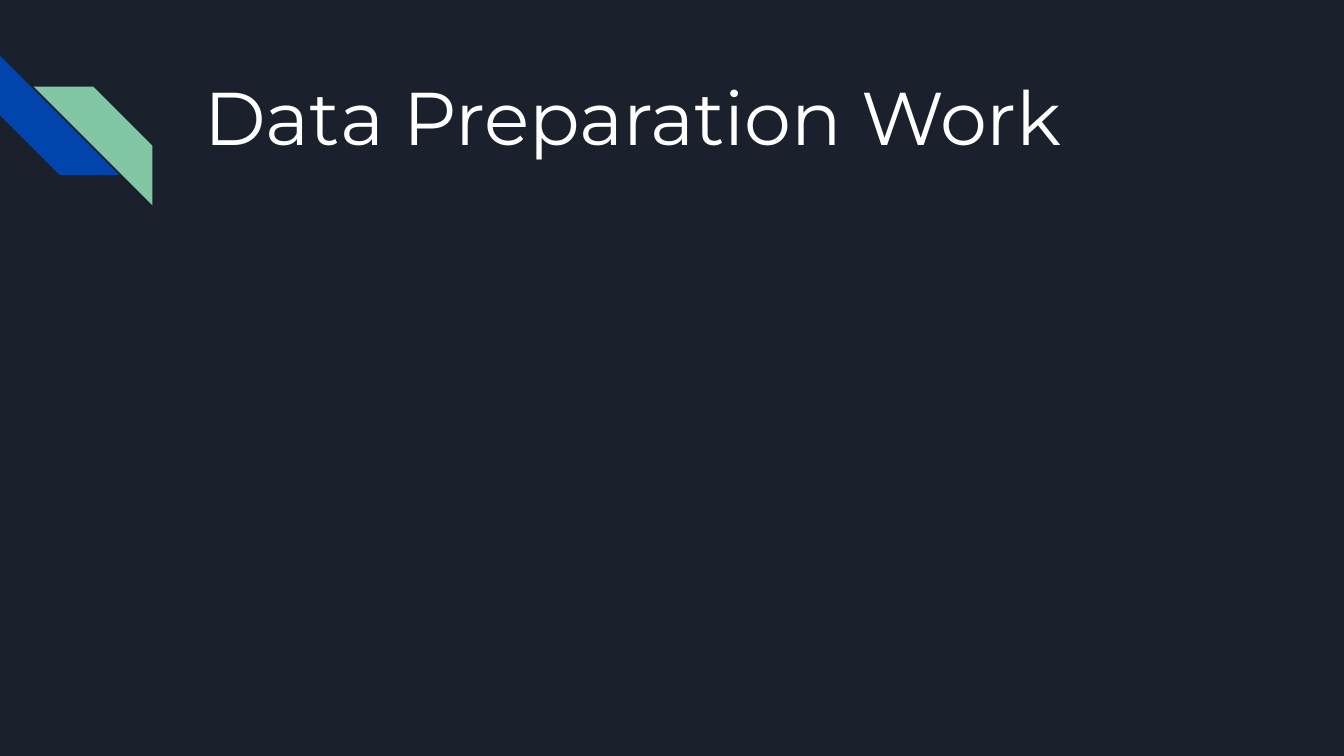
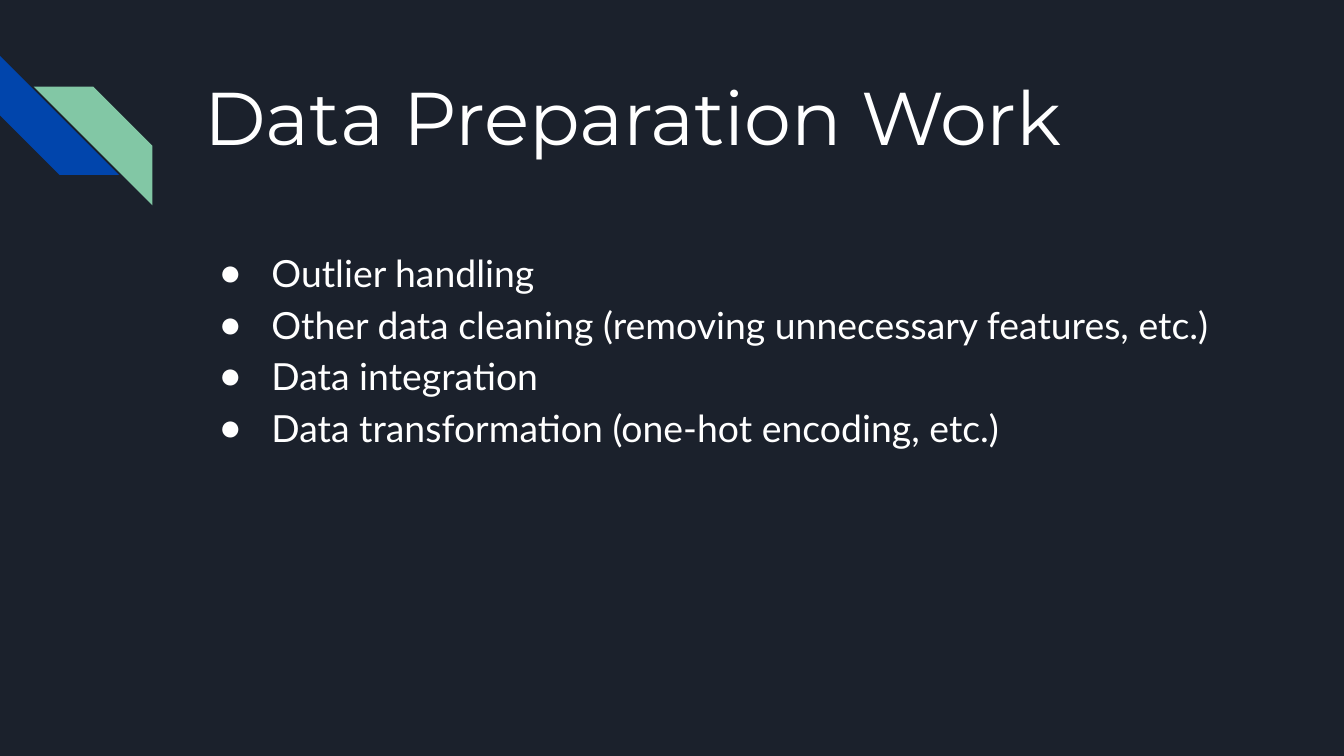
Before and after one commit to cstillma/MovieMining, a slide deck: slide 3 of Deliverables - Raw/08_MovieMining_Part6.pptx. Drawn at 1344x756 pixels with LibreOffice and Linux fonts; fonts in the diff are those of the drawing. Boxes give left, top, right and bottom in pixels: in the first picture for what was removed or moved away, otherwise in the second. Text is boxed around its words. In the diff, an @@ line names an element or a change of style, - is before the commit and + after.

```diff
--- a/Deliverables - Raw/08_MovieMining_Part6.pptx
+++ b/Deliverables - Raw/08_MovieMining_Part6.pptx
@@ text added at (271,259,1209,449), 20 pt, text #FFFFFF @@
+● Outlier handling
+● Other data cleaning (removing unnecessary features, etc.)
+● Data integration
+● Data transformation (one-hot encoding, etc.)
```
Also in this commit, not shown: 6 slides added, 5 slides removed.
